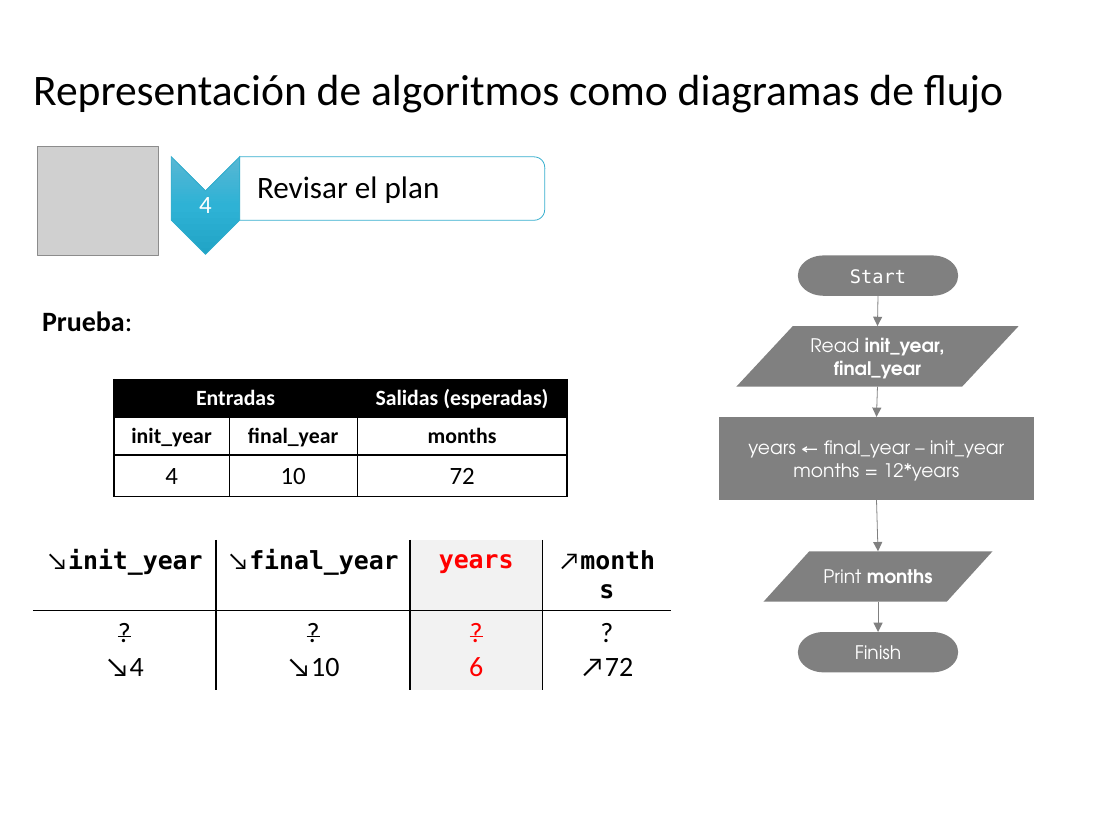
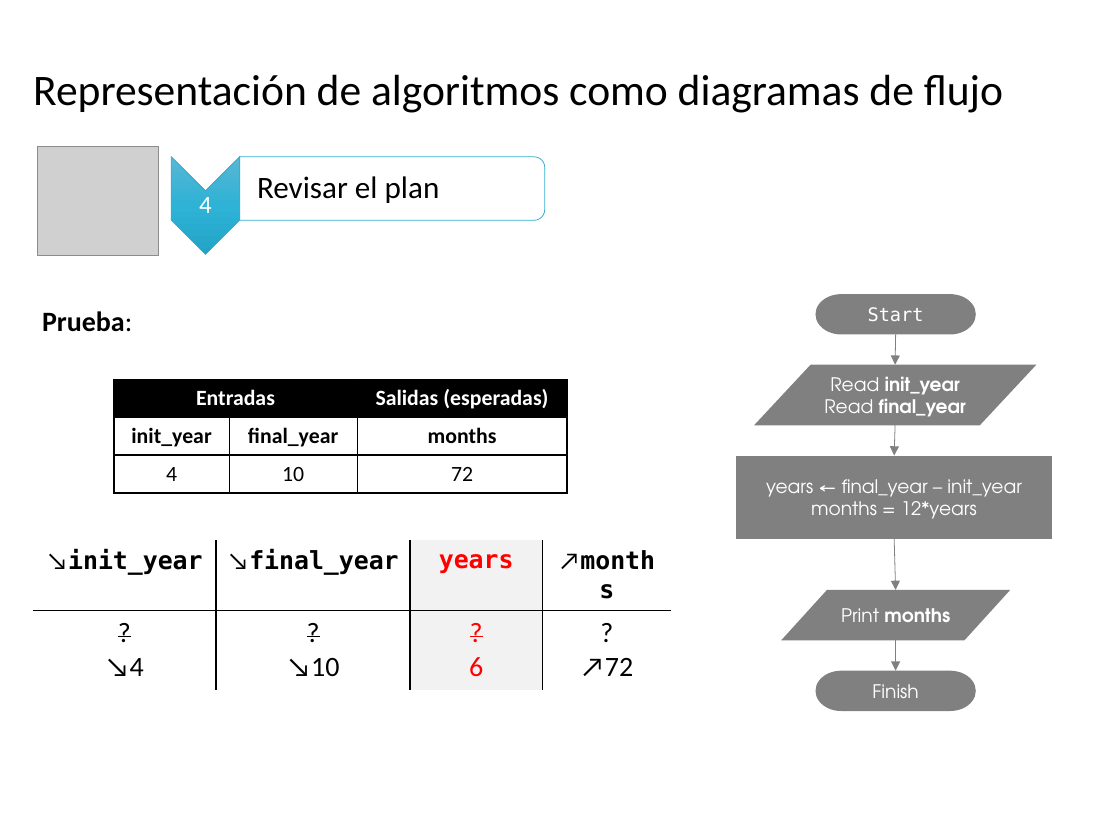
Before and after one commit to algoritmos-UdeA/logica1-20262, a slide deck: slide 36 of clases/2/clase-02.pptx. Drawn at 1120x840 pixels with LibreOffice and Linux fonts; fonts in the diff are those of the drawing; grey boxes stand for pictures. Boxes give left, top, right and bottom in pixels: in the first picture for what was removed or moved away, otherwise in the second. Text is boxed around its words. In the diff, an @@ line names an element or a change of style, - is before the commit and + after.

```diff
--- a/clases/2/clase-02.pptx
+++ b/clases/2/clase-02.pptx
@@ table at (114,380,568,492) @@
@@ size 16 to 14 pt in "4", "10", "72" @@
@@ text in flow chart input output at (824,377,966,417): text changed @@
-Read init_year, final_year
+Read init_year Read final_year
@@ 2 arrows, 1 flow chart input output, 1 rectangle: place and size @@
-2 arrows, 1 flow chart input output, 1 rectangle at (719,386,1035,601)
+2 arrows, 1 flow chart input output, 1 rectangle at (736,426,1052,641)
@@ 2 pill shapes, 2 arrows, 1 flow chart input output: place and size @@
-2 pill shapes, 2 arrows, 1 flow chart input output at (736,255,1018,672)
+2 pill shapes, 2 arrows, 1 flow chart input output at (754,295,1036,711)
```
Also in this commit, not shown: 8 other slides changed, 1 other file.
